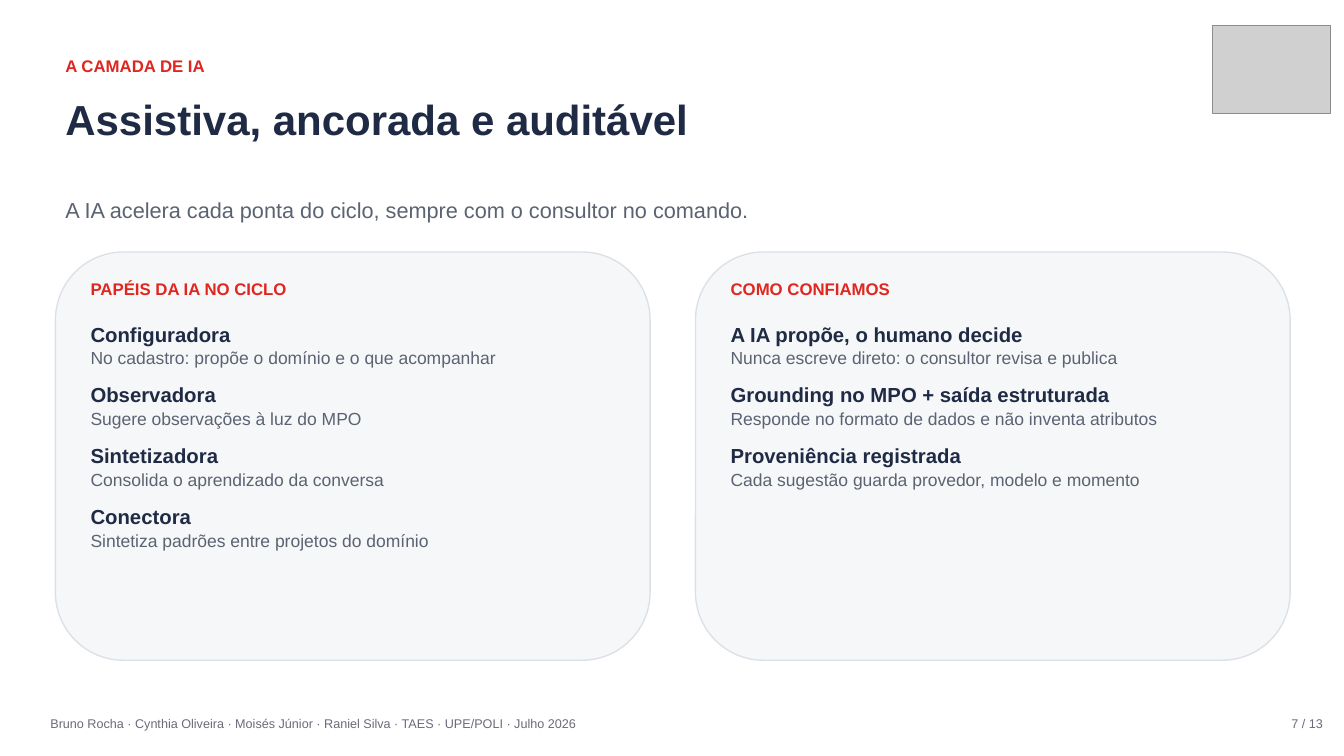
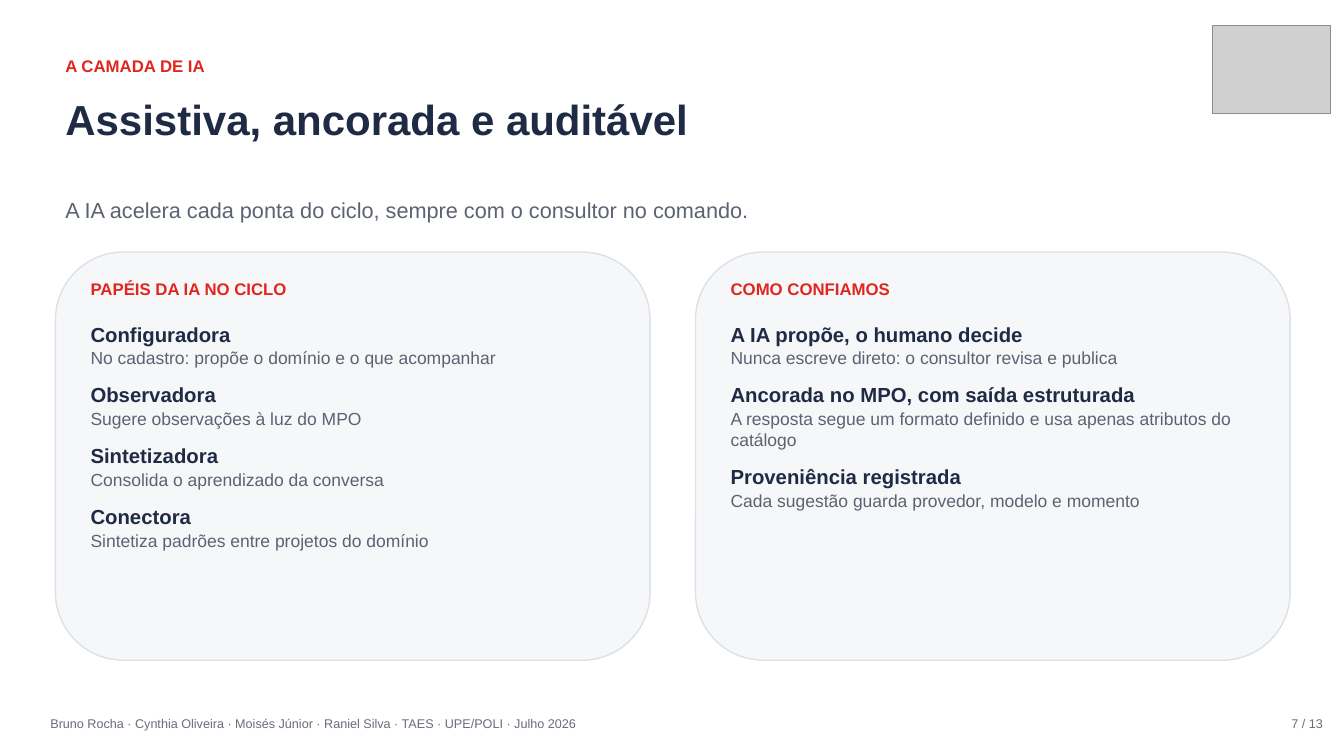
Before and after one commit to raniel90/obione, a slide deck: slide 7 of atividades/apresentacoes/ObiOne_Apresentacao_Final.pptx. Drawn at 1344x756 pixels with LibreOffice and Linux fonts; fonts in the diff are those of the drawing; grey boxes stand for pictures. Boxes give left, top, right and bottom in pixels: in the first picture for what was removed or moved away, otherwise in the second. Text is boxed around its words. In the diff, an @@ line names an element or a change of style, - is before the commit and + after.

```diff
--- a/atividades/apresentacoes/ObiOne_Apresentacao_Final.pptx
+++ b/atividades/apresentacoes/ObiOne_Apresentacao_Final.pptx
@@ text at [731,387,1230,450]: text changed @@
-Grounding no MPO + saída estruturada
-Responde no formato de dados e não inventa atributos
+Ancorada no MPO, com saída estruturada
+A resposta segue um formato definido e usa apenas atributos do catálogo
```
Also in this commit, not shown: 9 other slides changed, 1 other file.
